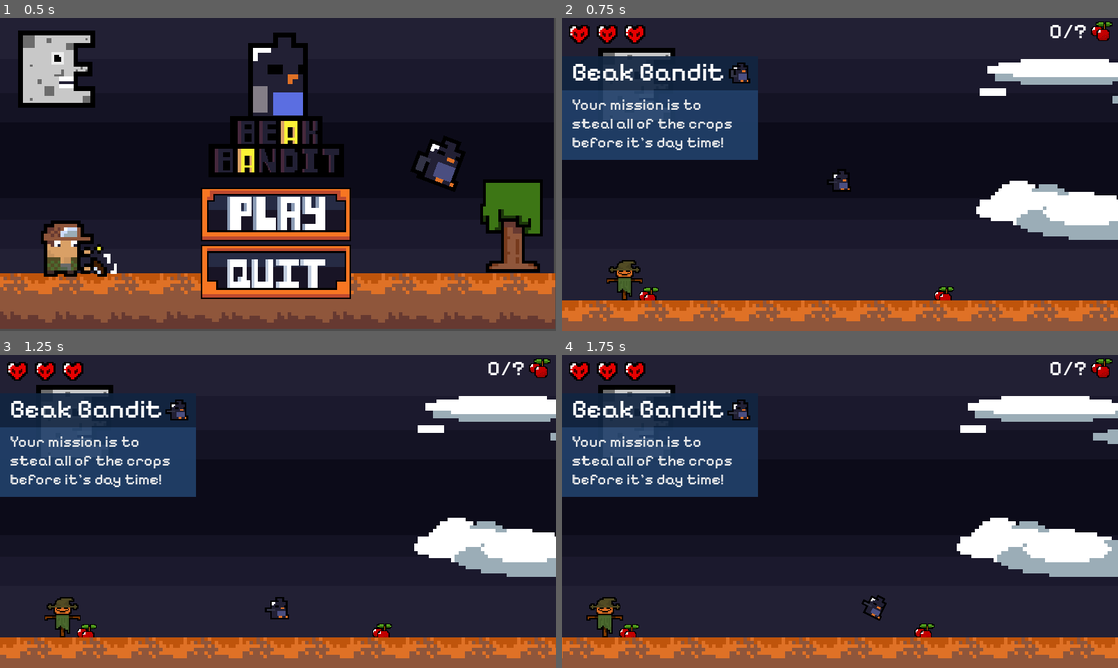
Above: before the commit, frames 1-4 (two rows, left to right).
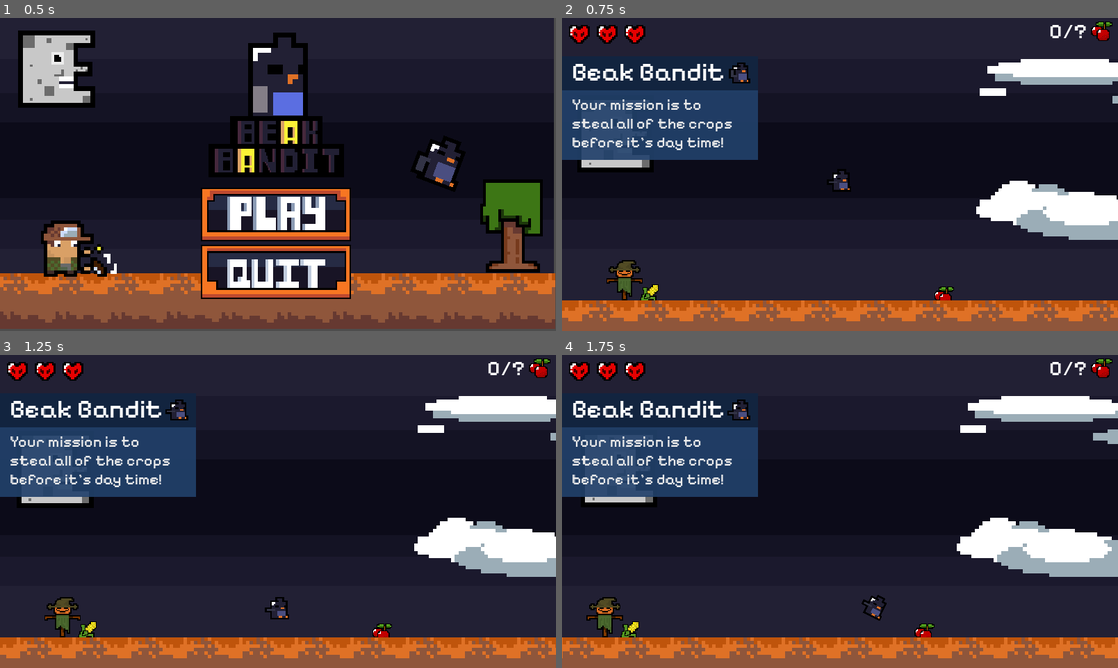
Above: after the commit, the same moments.

Repository: pochoco24/wild-jam-62
Game: Godot game, scene res://Scenes/ui_menu.tscn
Same seed, same stepped clock (60 frames per second), same inputs: the game is played once before the commit and once after it.
Inputs (mouse positions are in pixels of both pictures, inside the frame that each line leads up to):
- Up to frame 1 (0.5 s): no input
- Up to frame 2 (0.75 s): click (840, 212) at 0.5 s
- Up to frame 3 (1.25 s): no input
- Up to frame 4 (1.75 s): hold D (right) from 1.28 s (still down); tap W (flap) at 1.52 s

Frame 1 is identical in both runs. In frame 2, 1.0% of the frame differs, in the area x 2-21%, y 9-91%; in frame 3, 1.0%; in frame 4, 1.0%.

Commit message:
Improved Night Cycle and Randomized Crops

Diff:
--- a/Scenes/Crop.tscn
+++ b/Scenes/Crop.tscn
@@ -1,7 +1,9 @@
-[gd_scene load_steps=12 format=3 uid="uid://duc7d07eldcv2"]
+[gd_scene load_steps=14 format=3 uid="uid://duc7d07eldcv2"]
 
 [ext_resource type="Script" path="res://Scripts/Crop.gd" id="1_7602u"]
 [ext_resource type="Texture2D" uid="uid://pcwggjhpmhul" path="res://Images/crop_cherry.png" id="1_yqi5u"]
+[ext_resource type="Texture2D" uid="uid://d0b28ekbgfq8b" path="res://Images/crop_corn.png" id="3_41qog"]
+[ext_resource type="Texture2D" uid="uid://cmmnjbosv04sp" path="res://Images/crop_seed.png" id="4_bkii8"]
 
 [sub_resource type="Curve" id="Curve_4niq4"]
 _data = [Vector2(0, 1), 0.0, 0.0, 0, 0, Vector2(0.975904, 0.0210526), -2.87068, 0.0, 0, 0]
@@ -163,6 +165,7 @@
 collision_layer = 2
 collision_mask = 0
 script = ExtResource("1_7602u")
+crop_textures = Array[Texture2D]([ExtResource("1_yqi5u"), ExtResource("3_41qog"), ExtResource("4_bkii8")])
 
 [node name="GPUParticles2D" type="GPUParticles2D" parent="."]
 emitting = false
--- a/Scenes/Game.tscn
+++ b/Scenes/Game.tscn
@@ -357,6 +357,7 @@
 
 [node name="Crop" parent="Crops" instance=ExtResource("7_4ppeg")]
 position = Vector2(434, 575)
+crop_textures = null
 
 [node name="Ground" type="StaticBody2D" parent="."]
 position = Vector2(549, 637)
--- a/Scenes/Levels/Level_1.tscn
+++ b/Scenes/Levels/Level_1.tscn
@@ -295,6 +295,12 @@
 scale = Vector2(5.54687, 5.54687)
 texture = ExtResource("7_legiq")
 
+[node name="moon_pivot" type="Node2D" parent="PlayerCamera/BackgroundFollow"]
+position = Vector2(640, 1283)
+
+[node name="moon_pos_ref" type="Node2D" parent="PlayerCamera/BackgroundFollow/moon_pivot"]
+position = Vector2(0, -1141.07)
+
 [node name="GUI" type="Control" parent="PlayerCamera"]
 unique_name_in_owner = true
 layout_mode = 3
@@ -361,51 +367,67 @@
 
 [node name="Crop" parent="Crops" instance=ExtResource("9_wkpc6")]
 position = Vector2(131, 573)
+crop_textures = null
 
 [node name="Crop2" parent="Crops" instance=ExtResource("9_wkpc6")]
 position = Vector2(1662, 572)
+crop_textures = null
 
 [node name="Crop11" parent="Crops" instance=ExtResource("9_wkpc6")]
 position = Vector2(4063, 574)
+crop_textures = null
 
 [node name="Crop14" parent="Crops" instance=ExtResource("9_wkpc6")]
 position = Vector2(6765, 573)
+crop_textures = null
 
 [node name="Crop16" parent="Crops" instance=ExtResource("9_wkpc6")]
 position = Vector2(8472, 572)
+crop_textures = null
 
 [node name="Crop15" parent="Crops" instance=ExtResource("9_wkpc6")]
 position = Vector2(7914, 572)
+crop_textures = null
 
 [node name="Crop13" parent="Crops" instance=ExtResource("9_wkpc6")]
 position = Vector2(5625, 573)
+crop_textures = null
 
 [node name="Crop12" parent="Crops" instance=ExtResource("9_wkpc6")]
 position = Vector2(4536, 573)
+crop_textures = null
 
 [node name="Crop3" parent="Crops" instance=ExtResource("9_wkpc6")]
 position = Vector2(811, 572)
+crop_textures = null
 
 [node name="Crop10" parent="Crops" instance=ExtResource("9_wkpc6")]
 position = Vector2(2511, 569)
+crop_textures = null
 
 [node name="Crop4" parent="Crops" instance=ExtResource("9_wkpc6")]
 position = Vector2(-1532, 571)
+crop_textures = null
 
 [node name="Crop5" parent="Crops" instance=ExtResource("9_wkpc6")]
 position = Vector2(-2832, 571)
+crop_textures = null
 
 [node name="Crop7" parent="Crops" instance=ExtResource("9_wkpc6")]
 position = Vector2(-5149, 577)
+crop_textures = null
 
 [node name="Crop8" parent="Crops" instance=ExtResource("9_wkpc6")]
 position = Vector2(-5855, 569)
+crop_textures = null
 
 [node name="Crop9" parent="Crops" instance=ExtResource("9_wkpc6")]
 position = Vector2(-6561, 572)
+crop_textures = null
 
 [node name="Crop6" parent="Crops" instance=ExtResource("9_wkpc6")]
 position = Vector2(-3848, 573)
+crop_textures = null
 
 [node name="Ground" type="StaticBody2D" parent="."]
 position = Vector2(549, 637)
--- a/Scenes/Levels/Level_2.tscn
+++ b/Scenes/Levels/Level_2.tscn
@@ -343,51 +343,67 @@
 
 [node name="Crop" parent="Crops" instance=ExtResource("9_1bd8r")]
 position = Vector2(677, 362)
+crop_textures = null
 
 [node name="Crop2" parent="Crops" instance=ExtResource("9_1bd8r")]
 position = Vector2(1662, 572)
+crop_textures = null
 
 [node name="Crop11" parent="Crops" instance=ExtResource("9_1bd8r")]
 position = Vector2(4063, 574)
+crop_textures = null
 
 [node name="Crop14" parent="Crops" instance=ExtResource("9_1bd8r")]
 position = Vector2(6765, 573)
+crop_textures = null
 
 [node name="Crop16" parent="Crops" instance=ExtResource("9_1bd8r")]
 position = Vector2(8472, 572)
+crop_textures = null
 
 [node name="Crop15" parent="Crops" instance=ExtResource("9_1bd8r")]
 position = Vector2(7914, 572)
+crop_textures = null
 
 [node name="Crop13" parent="Crops" instance=ExtResource("9_1bd8r")]
 position = Vector2(5625, 573)
+crop_textures = null
 
 [node name="Crop12" parent="Crops" instance=ExtResource("9_1bd8r")]
 position = Vector2(4536, 573)
+crop_textures = null
 
 [node name="Crop3" parent="Crops" instance=ExtResource("9_1bd8r")]
 position = Vector2(811, 572)
+crop_textures = null
 
 [node name="Crop10" parent="Crops" instance=ExtResource("9_1bd8r")]
 position = Vector2(2511, 569)
+crop_textures = null
 
 [node name="Crop4" parent="Crops" instance=ExtResource("9_1bd8r")]
 position = Vector2(-1532, 571)
+crop_textures = null
 
 [node name="Crop5" parent="Crops" instance=ExtResource("9_1bd8r")]
 position = Vector2(-2832, 571)
+crop_textures = null
 
 [node name="Crop7" parent="Crops" instance=ExtResource("9_1bd8r")]
 position = Vector2(-5149, 577)
+crop_textures = null
 
 [node name="Crop8" parent="Crops" instance=ExtResource("9_1bd8r")]
 position = Vector2(-5855, 569)
+crop_textures = null
 
 [node name="Crop9" parent="Crops" instance=ExtResource("9_1bd8r")]
 position = Vector2(-6561, 572)
+crop_textures = null
 
 [node name="Crop6" parent="Crops" instance=ExtResource("9_1bd8r")]
 position = Vector2(-3848, 573)
+crop_textures = null
 
 [node name="Ground" type="StaticBody2D" parent="."]
 position = Vector2(549, 637)
--- a/Scripts/Crop.gd
+++ b/Scripts/Crop.gd
@@ -1,11 +1,10 @@
-@tool
 extends StaticBody2D
 
 var harvested = false
-@export var crop_texture : Texture2D = null :
-	set(state):
-		$Sprite2D.texture = state
+@export var crop_textures : Array[Texture2D] = []
 
+func _ready():
+	$Sprite2D.texture = crop_textures.pick_random()
 
 func collect():
 	if !harvested:
--- a/Scripts/game_timer.gd
+++ b/Scripts/game_timer.gd
@@ -1,30 +1,21 @@
 extends Sprite2D
 
-var start_moon
-var change_moon
-var moon_times
 @onready var player = %Player
+@onready var starting_time = $game_timer.wait_time
 
 func _ready():
 	$game_timer.start()
-	start_moon = int($game_timer.time_left)
-	change_moon = int($game_timer.time_left)
-	moon_times = int(change_moon / 10)
-
 
 func _physics_process(delta):
 #	print_debug(int($game_timer.time_left))
-	if int($game_timer.time_left) == change_moon:
-		print(change_moon)
-		print(moon_times)
-		if change_moon < start_moon / 2:
-			position.x += 110
-			position.y += 10
-		else:
-			position.x += 110
-			position.y += -10
-		change_moon += -moon_times
+	#Rotate Moon
+	var angle = (1 - ($game_timer.time_left / starting_time) * 2) * 27.0
+	$"../moon_pivot".rotation_degrees = angle
+	global_position = $"../moon_pivot/moon_pos_ref".global_position
 
+	#Flicker when time is low
+	if $game_timer.time_left < 3:
+		visible = fmod($game_timer.time_left, 0.3) > 0.15
 
 func _on_game_timer_timeout():
 	print("Time over")
Not shown, added: Sounds/BGM/Beak Bandit Level BGM.wav.import
Not shown, added: Sounds/BGM/Beak Bandit Menu BGM.wav.import
Not shown, added: Sounds/Enemy SFX/Beak Bandit Gunshot A.wav.import
Not shown, added: Sounds/Enemy SFX/Beak Bandit Gunshot B.wav.import
Not shown, added: Sounds/Enemy SFX/Beak Bandit Gunshot C.wav.import
Not shown, added: Sounds/Enemy SFX/Beak Bandit Man Grunt A.wav.import
Not shown, added: Sounds/Enemy SFX/Beak Bandit Man Grunt B.wav.import
Not shown, added: Sounds/Enemy SFX/Beak Bandit Man Grunt C.wav.import
Not shown, added: Sounds/Enemy SFX/Beak Bandit Man Mumble A.wav.import
Not shown, added: Sounds/Enemy SFX/Beak Bandit Man Mumble B.wav.import
Not shown, added: Sounds/Enemy SFX/Beak Bandit Scarecrow Quick Move.wav.import
Not shown, added: Sounds/Enemy SFX/Beak Bandit Scarecrow Slow Move.wav.import
(and 23 more such lines)
